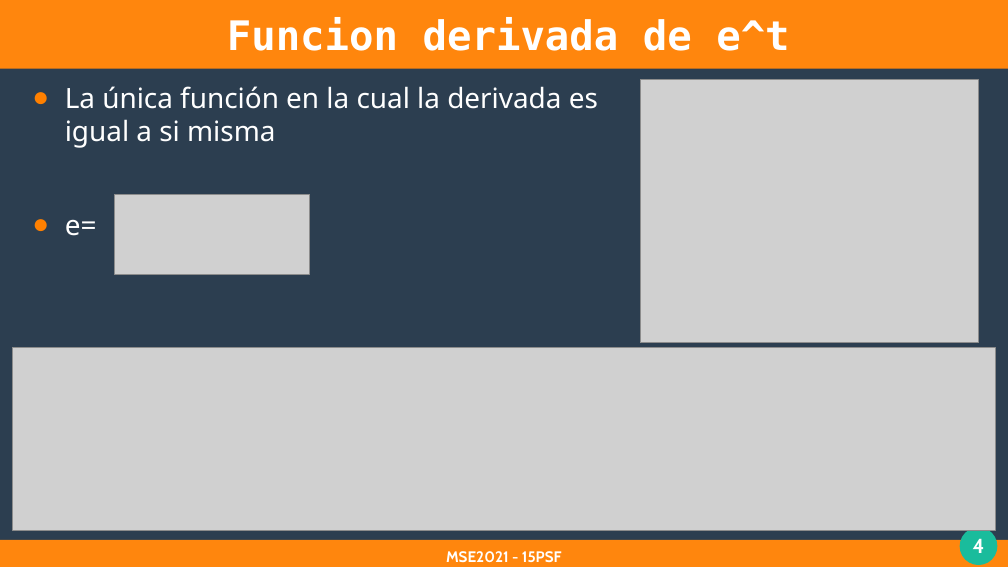
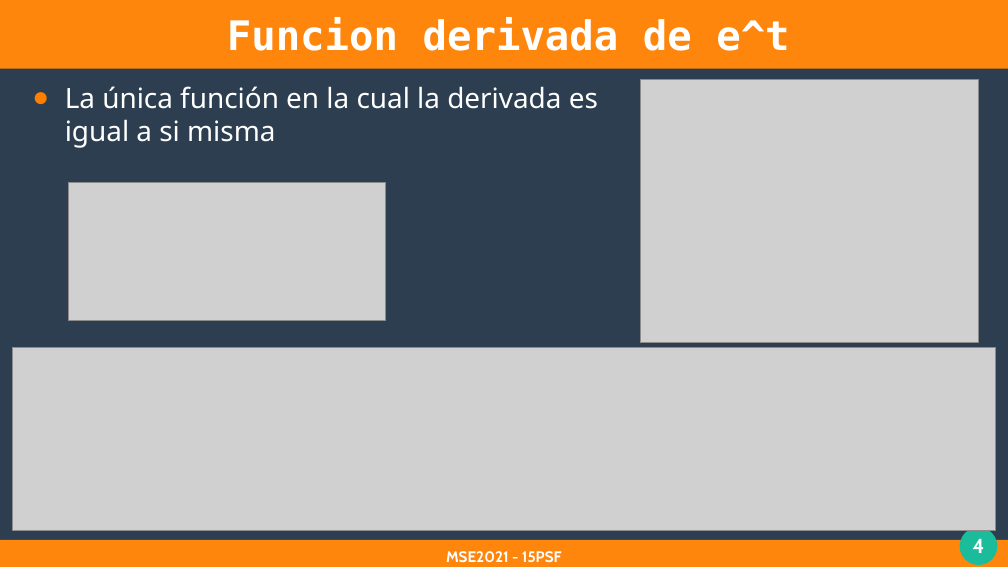
Before and after one commit to leonardods2007/psf_2021, a slide deck: slide 4 of clases/3_clase/3_clase.odp. Drawn at 1008x567 pixels with LibreOffice and Linux fonts; fonts in the diff are those of the drawing; grey boxes stand for pictures. Boxes give left, top, right and bottom in pixels: in the first picture for what was removed or moved away, otherwise in the second. Text is boxed around its words. In the diff, an @@ line names an element or a change of style, - is before the commit and + after.

```diff
--- a/clases/3_clase/3_clase.odp
+++ b/clases/3_clase/3_clase.odp
@@ picture: place and size @@
-picture at <box>114,195,310,274</box>
+picture at <box>69,183,386,320</box>
@@ text at <box>65,219,97,236</box>: paragraph removed @@
-● e=
```
Also in this commit, not shown: 3 other slides changed, 5 slides added, 10 other files.
